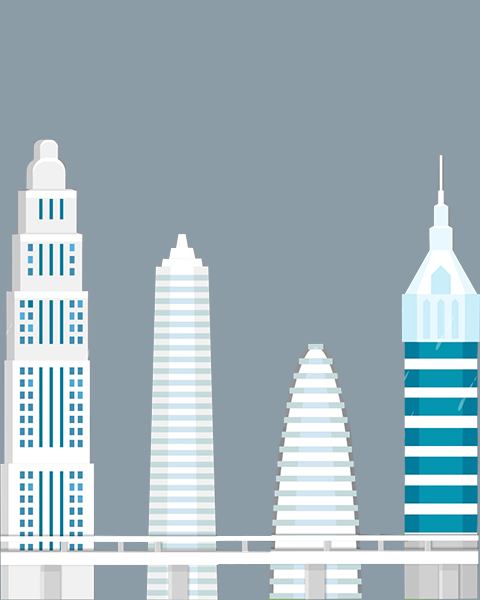
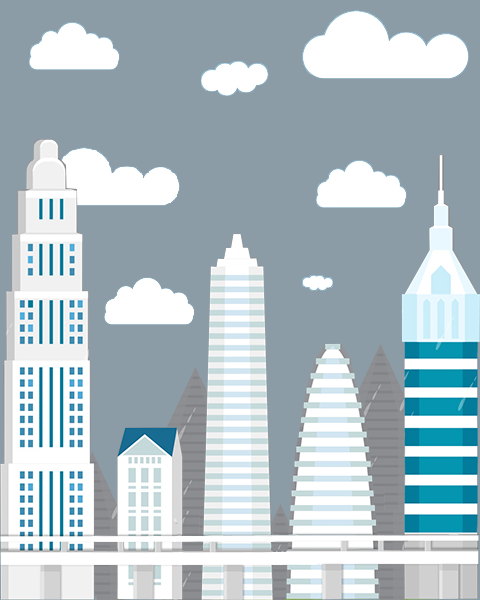
Layered file, before and after one edit (480×600). Changes by layer:
painted on "Layer 20" over (x1=92, y1=533, x2=398, y2=565)
added layer "Layer 37" above "Layer 24" over (x1=104, y1=277, x2=195, y2=325)
added layer "Layer 24" above "Layer 4" over (x1=29, y1=10, x2=469, y2=291)
painted on "Layer 4" over (x1=146, y1=233, x2=459, y2=600)
painted on "Layer 3" over (x1=93, y1=343, x2=380, y2=600)
added layer "Layer 31" above "Layer 30" over (x1=169, y1=550, x2=282, y2=566)
added layer "Layer 30" above "Layer 29" over (x1=268, y1=549, x2=290, y2=565)
added layer "Layer 29" above "Layer 28" over (x1=173, y1=516, x2=293, y2=542)
added layer "Layer 28" above "Layer 26" over (x1=150, y1=534, x2=240, y2=553)
added layer "Layer 26" above "Layer 27" over (x1=117, y1=427, x2=183, y2=600)
added layer "Layer 27" above "Layer 36" over (x1=267, y1=534, x2=293, y2=542)
added layer "Layer 36" above "Layer 35" over (x1=90, y1=451, x2=125, y2=600)
added layer "Layer 35" above "Layer 34" over (x1=246, y1=503, x2=313, y2=600)
added layer "Layer 34" above "Layer 33" over (x1=161, y1=366, x2=229, y2=549)
added layer "Layer 33" above "Layer 32" over (x1=160, y1=458, x2=227, y2=600)
added layer "Layer 32" above "Layer 25" over (x1=346, y1=344, x2=406, y2=526)
added layer "Layer 25" above "Layer 38" over (x1=341, y1=437, x2=408, y2=600)
added layer "Layer 38" above "Layer 0" over (x1=61, y1=147, x2=180, y2=206)
